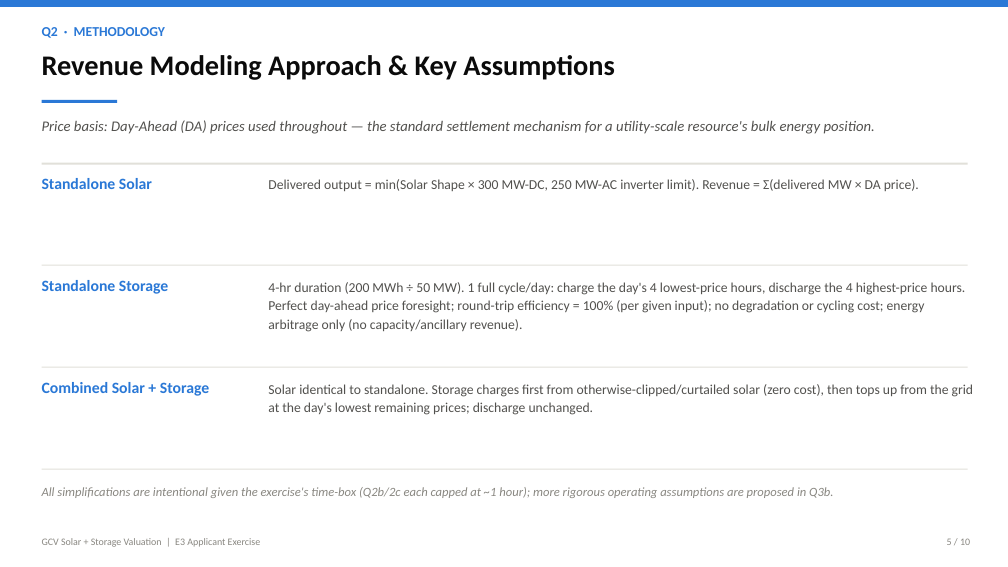
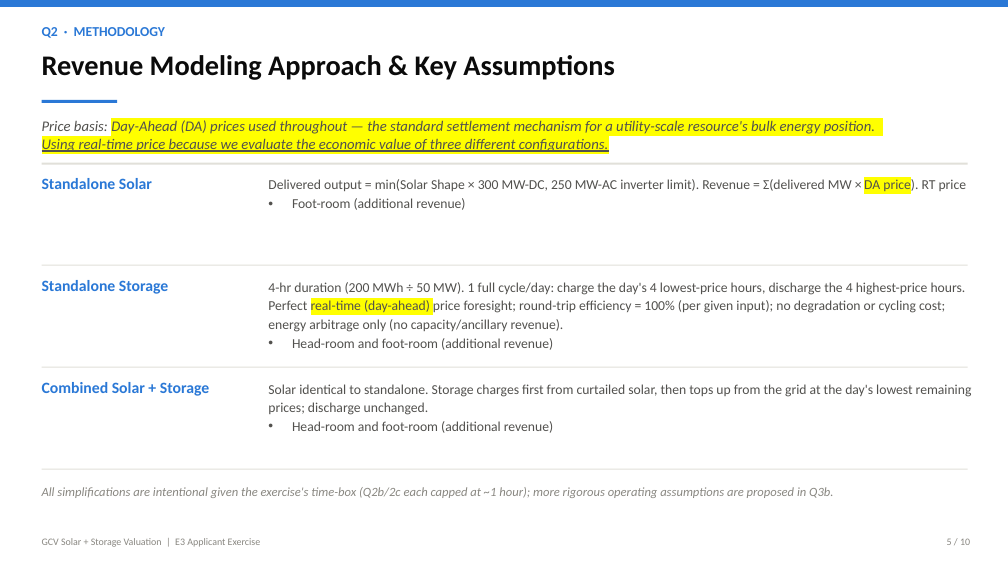
Before and after one commit to Yifueveding/E3_work_task, a slide deck: slide 5 of GCV_Solar_Storage_Valuation.pptx. Drawn at 1008x567 pixels with LibreOffice and Linux fonts; fonts in the diff are those of the drawing. Boxes give left, top, right and bottom in pixels: in the first picture for what was removed or moved away, otherwise in the second. Text is boxed around its words. In the diff, an @@ line names an element or a change of style, - is before the commit and + after.

```diff
--- a/GCV_Solar_Storage_Valuation.pptx
+++ b/GCV_Solar_Storage_Valuation.pptx
@@ text at bbox=[42, 139, 608, 152]: paragraph added @@
+Using real-time price because we evaluate the economic value of three different configurations.
@@ text at bbox=[42, 120, 875, 134]: highlight none to #FFFF00 in "Day-Ahead (DA) prices used throughout — the ..." @@
@@ text at bbox=[268, 178, 967, 210]: text changed @@
-Delivered output = min(Solar Shape × 300 MW-DC, 250 MW-AC inverter limit). Revenue = Σ(delivered MW × DA price).
+Delivered output = min(Solar Shape × 300 MW-DC, 250 MW-AC inverter limit). Revenue = Σ(delivered MW × DA price). RT price
+• Foot-room (additional revenue)
@@ text at bbox=[268, 282, 966, 350]: text changed @@
-4-hr duration (200 MWh ÷ 50 MW). 1 full cycle/day: charge the day's 4 lowest-price hours, discharge the 4 highest-price hours. Perfect day-ahead price foresight; round-trip efficiency = 100% (per given input); no degradation or cycling cost; energy arbitrage only (no capacity/ancillary revenue).
+4-hr duration (200 MWh ÷ 50 MW). 1 full cycle/day: charge the day's 4 lowest-price hours, discharge the 4 highest-price hours. Perfect real-time (day-ahead) price foresight; round-trip efficiency = 100% (per given input); no degradation or cycling cost; energy arbitrage only (no capacity/ancillary revenue).
+• Head-room and foot-room (additional revenue)
@@ text at bbox=[268, 384, 972, 433]: text changed @@
-Solar identical to standalone. Storage charges first from otherwise-clipped/curtailed solar (zero cost), then tops up from the grid at the day's lowest remaining prices; discharge unchanged.
+Solar identical to standalone. Storage charges first from curtailed solar, then tops up from the grid at the day's lowest remaining prices; discharge unchanged.
+• Head-room and foot-room (additional revenue)
```
